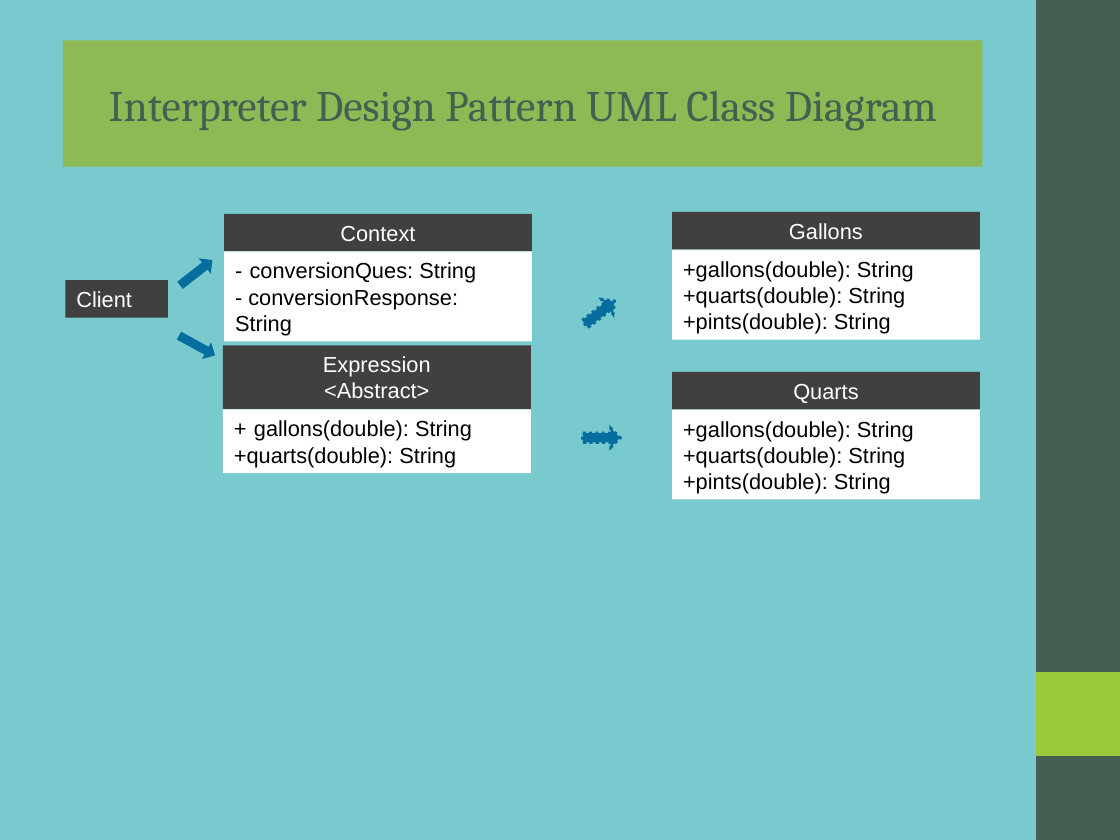
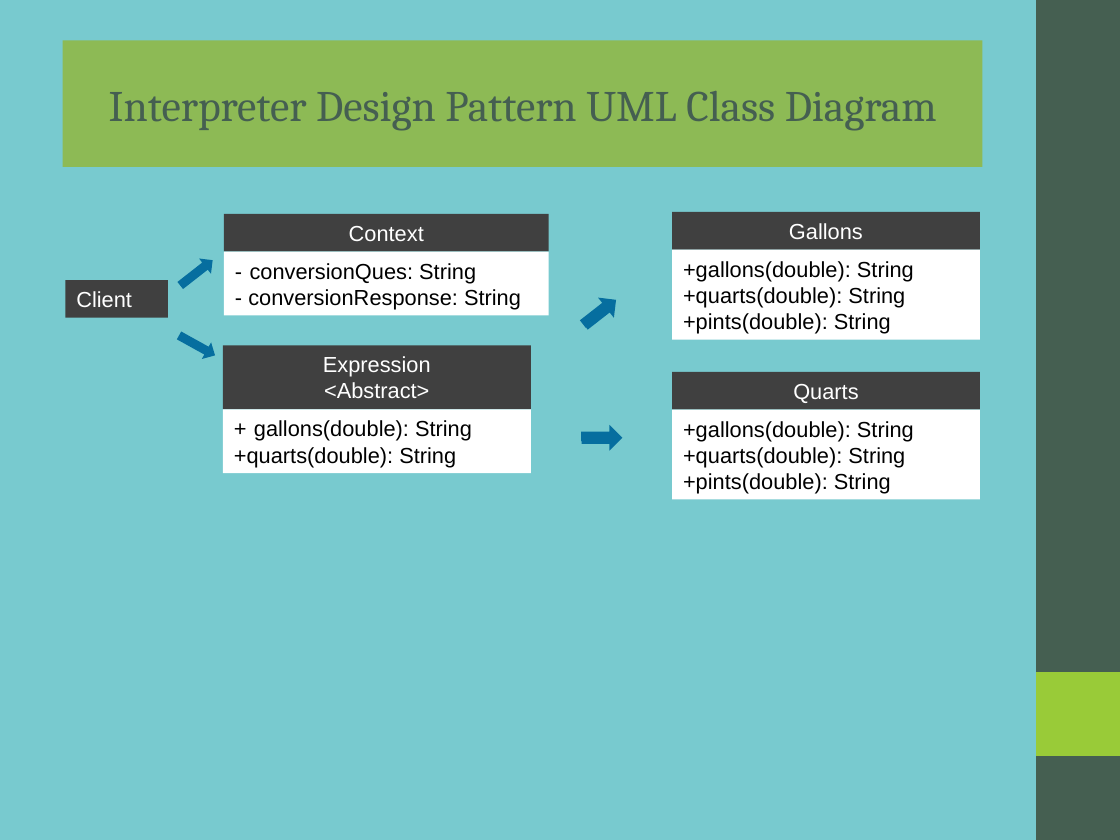
Before and after one commit to rzuniga64/java, a slide deck: slide 3 of design_patterns/src/behavorial/interpreter/docs/interpreter.ppt. Drawn at 1120x840 pixels with LibreOffice and Linux fonts; fonts in the diff are those of the drawing. Boxes give left, top, right and bottom in pixels: in the first picture for what was removed or moved away, otherwise in the second. Text is boxed around its words. In the diff, an @@ line names an element or a change of style, - is before the commit and + after.

```diff
--- a/design_patterns/src/behavorial/interpreter/docs/interpreter.ppt
+++ b/design_patterns/src/behavorial/interpreter/docs/interpreter.ppt
@@ rectangle "Context": place and size @@
-rectangle "Context" at [224,214,532,252]
+rectangle "Context" at [224,214,549,252]
@@ rectangle "--conversionQues: String": place and size @@
-rectangle "--conversionQues: String" at [224,251,532,340]
+rectangle "--conversionQues: String" at [224,252,549,316]
@@ right arrow at [580,294,620,331]: outline #066E9F 2.01 pt dashed to #066E9F 2.01 pt @@
@@ right arrow at [582,429,619,447]: outline #066E9F 2.01 pt dashed to #066E9F 2.01 pt @@
```
Also in this commit, not shown: 7 other files.
